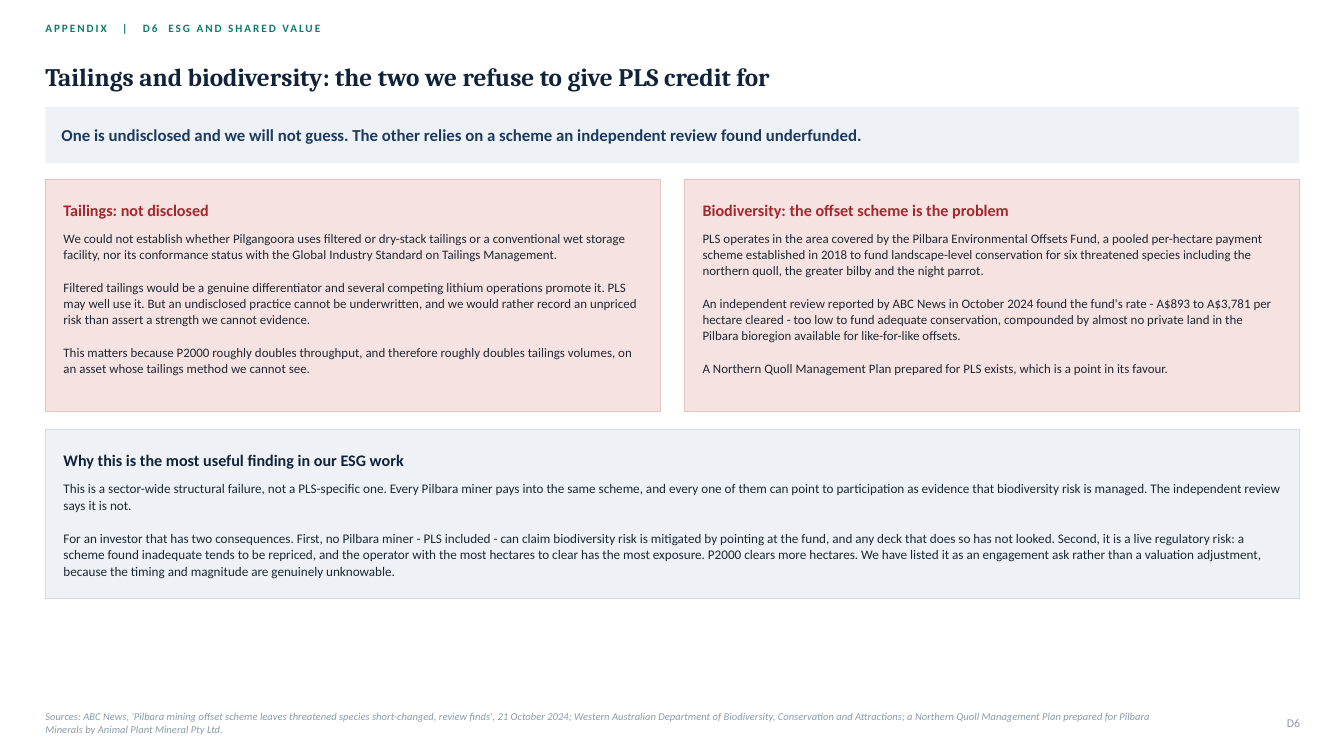
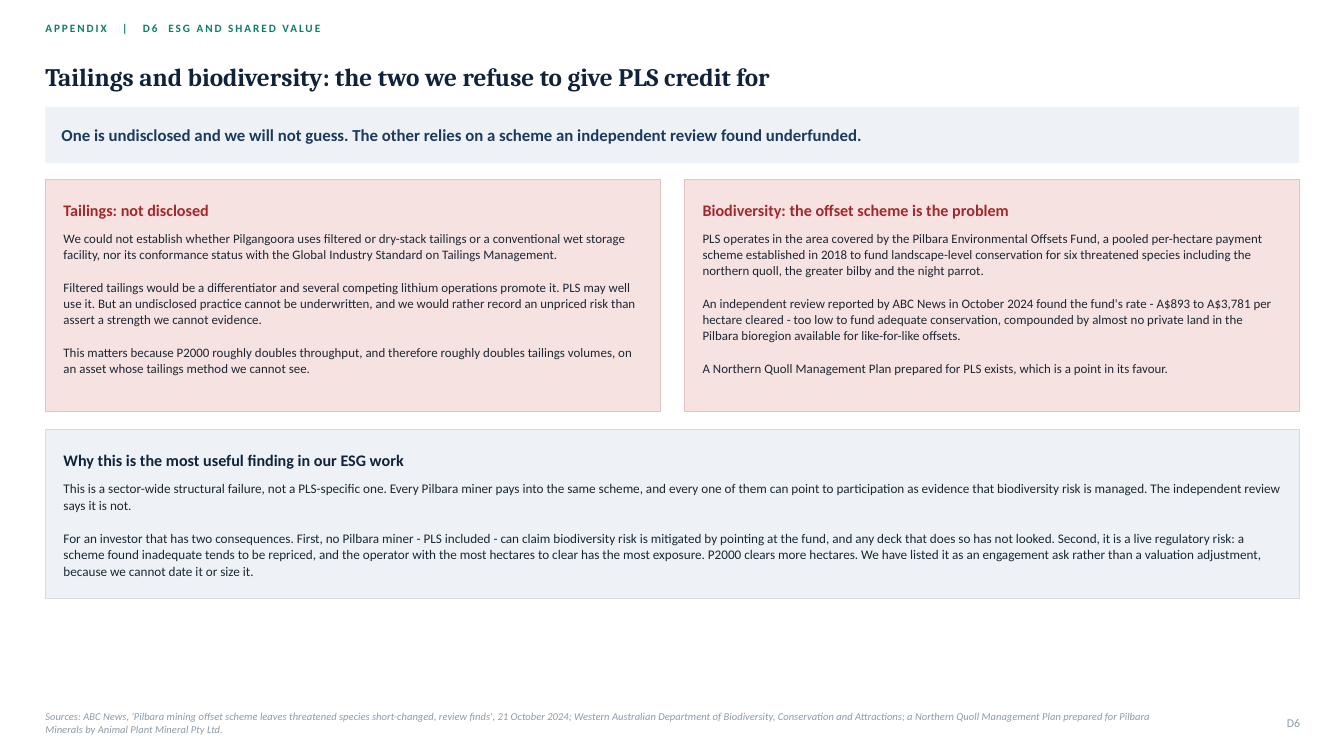
Before and after one commit to SportsSwap/for-claude, a slide deck: slide 54 of deck/PLS_Group_FMAA_2026.pptx. Drawn at 1344x756 pixels with LibreOffice and Linux fonts; fonts in the diff are those of the drawing. Boxes give left, top, right and bottom in pixels: in the first picture for what was removed or moved away, otherwise in the second. Text is boxed around its words. In the diff, an @@ line names an element or a change of style, - is before the commit and + after.

```diff
--- a/deck/PLS_Group_FMAA_2026.pptx
+++ b/deck/PLS_Group_FMAA_2026.pptx
@@ text at (x1=63, y1=283, x2=635, y2=327): text changed @@
-Filtered tailings would be a genuine differentiator and several competing lithium operations promote it. PLS may well use it. But an undisclosed practice cannot be underwritten, and we would rather record an unpriced risk than assert a strength we cannot evidence.
+Filtered tailings would be a differentiator and several competing lithium operations promote it. PLS may well use it. But an undisclosed practice cannot be underwritten, and we would rather record an unpriced risk than assert a strength we cannot evidence.
@@ text at (x1=63, y1=534, x2=1261, y2=576): text changed @@
-For an investor that has two consequences. First, no Pilbara miner - PLS included - can claim biodiversity risk is mitigated by pointing at the fund, and any deck that does so has not looked. Second, it is a live regulatory risk: a scheme found inadequate tends to be repriced, and the operator with the most hectares to clear has the most exposure. P2000 clears more hectares. We have listed it as an engagement ask rather than a valuation adjustment, because the timing and magnitude are genuinely unknowable.
+For an investor that has two consequences. First, no Pilbara miner - PLS included - can claim biodiversity risk is mitigated by pointing at the fund, and any deck that does so has not looked. Second, it is a live regulatory risk: a scheme found inadequate tends to be repriced, and the operator with the most hectares to clear has the most exposure. P2000 clears more hectares. We have listed it as an engagement ask rather than a valuation adjustment, because we cannot date it or size it.
```
Also in this commit, not shown: 14 other slides changed, 7 other files.
